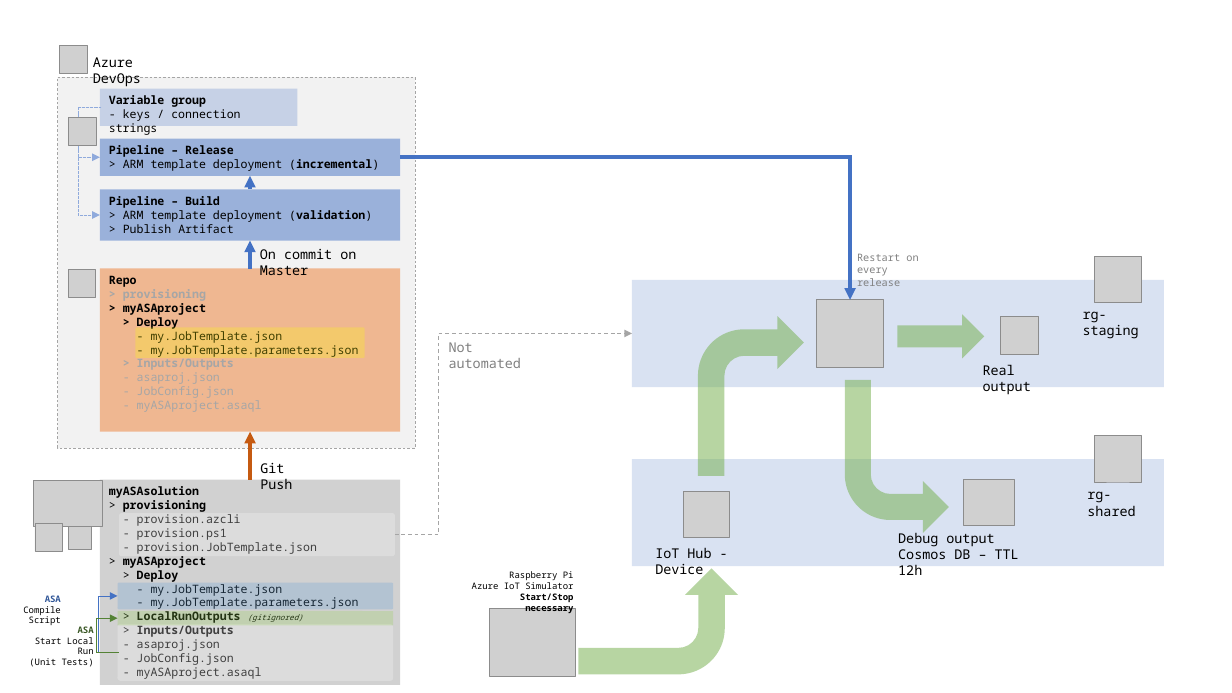
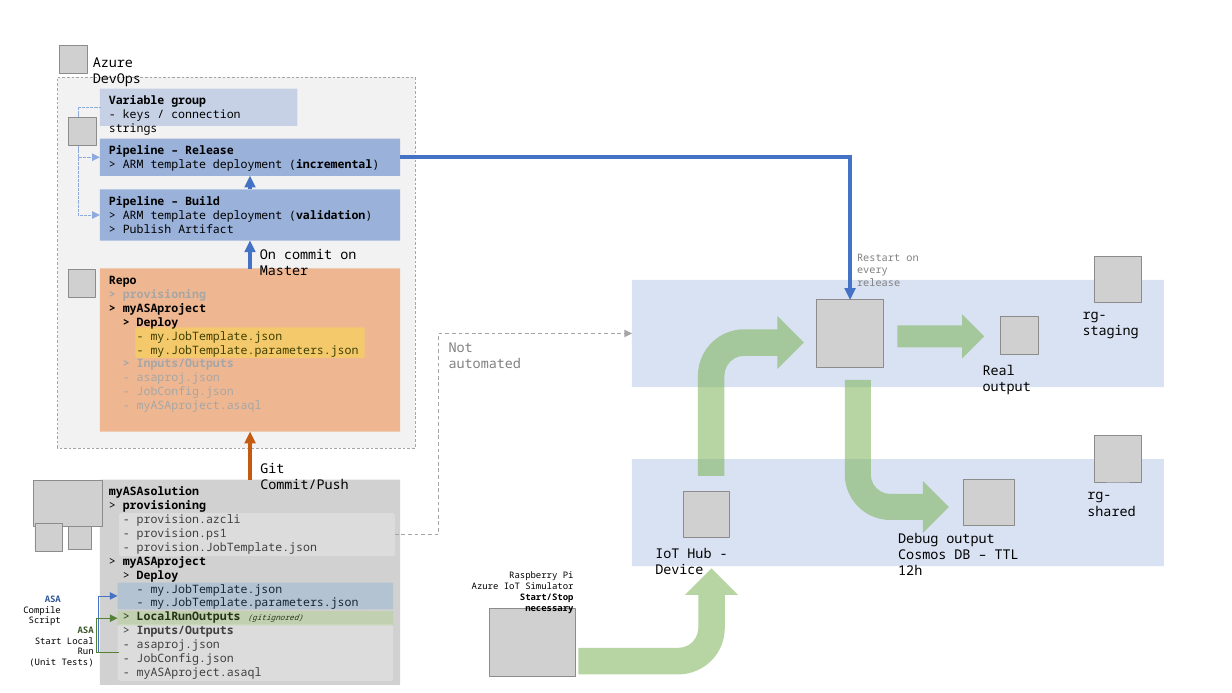
Before and after one commit to Fleid/fleid.github.io, a slide deck: slide 6 of _posts/201912_asa_alm101/asa_alm_schemas.pptx. Drawn at 1232x693 pixels with LibreOffice and Linux fonts; fonts in the diff are those of the drawing; grey boxes stand for pictures. Boxes give left, top, right and bottom in pixels: in the first picture for what was removed or moved away, otherwise in the second. Text is boxed around its words. In the diff, an @@ line names an element or a change of style, - is before the commit and + after.

```diff
--- a/_posts/201912_asa_alm101/asa_alm_schemas.pptx
+++ b/_posts/201912_asa_alm101/asa_alm_schemas.pptx
@@ text at (260,463,348,489): text changed @@
-Git Push
+Git Commit/Push
```
Also in this commit, not shown: 1 slide added, 2 other files.
